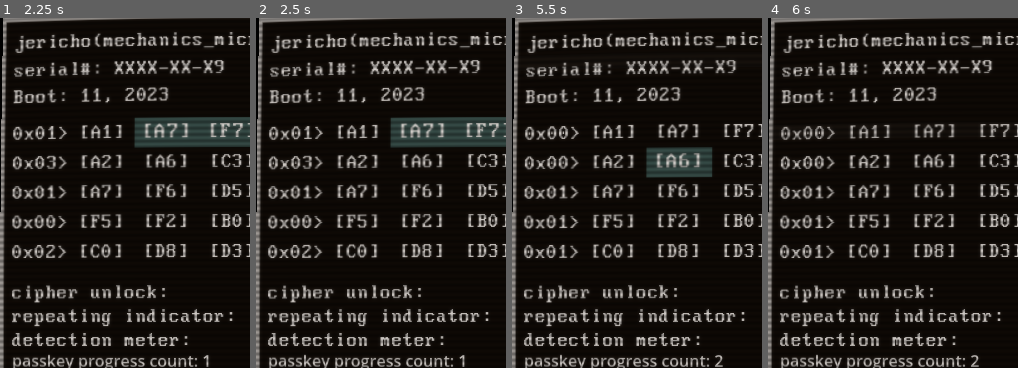
Above: before the commit, frames 1-4 (left to right).
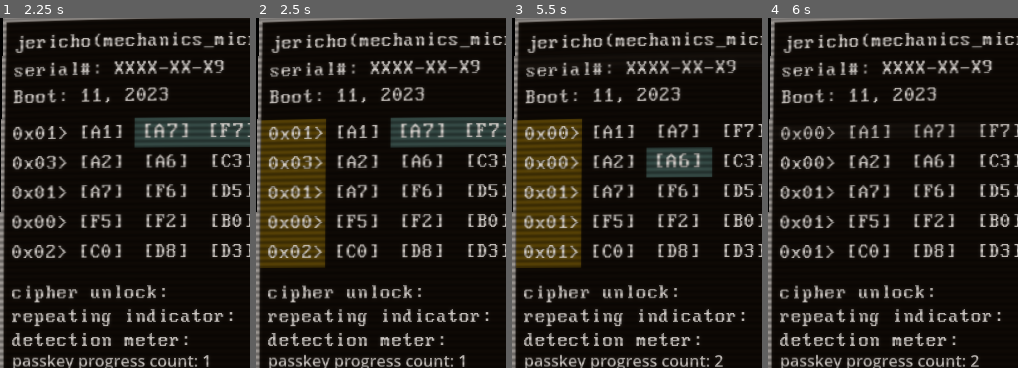
Above: after the commit, the same moments.

Repository: RusanJoshi/MAT_H.dx
Game: Godot game, scene res://main scenes/main.tscn
Two runs of this game, one before a commit and one after it. Both use one fixed random seed, a clock stepped at 60 frames per second and the inputs below.
Inputs (mouse positions are % of the whole screen's width and height, from its top left):
- Up to frame 1 (2.25 s): tap Enter at 0.5, 2 s; drag from (20, 21) to (47, 21) at 0.52 s; tap Space (spacebar_key) at 1.25, 2.1 s; drag from (33, 21) to (60, 21) at 1.27 s; move the mouse to (47, 21) at 2.02 s; hold Right (right_key) from 2.03 s (still down); click (47, 21) at 2.17 s
- Up to frame 2 (2.5 s): keep holding Right (right_key); tap R (r_key) at 2.3 s
- Up to frame 3 (5.5 s): release Right (right_key) at 2.75 s; drag from (60, 21) to (33, 21) at 2.77 s; tap Space (spacebar_key) at 3.5, 5, 5.1 s; drag from (73, 21) to (47, 21) at 3.52 s; tap Enter at 4.25 s; drag from (20, 25) to (73, 21) at 4.27 s; move the mouse to (33, 25) at 5.02 s; hold Down (down_key) from 5.03 s (still down); click (33, 25) at 5.17 s; tap R (r_key) at 5.3 s
- Up to frame 4 (6 s): release Down (down_key) at 5.75 s; drag from (47, 25) to (73, 25) at 5.77 s
The pictures show only the part of the screen within x 0-50%, y 4-54%; the shares and areas given below are measured in that part.

Frame 1 is identical in both runs. In frame 2, 9.9% of the frame differs, in the area x 1-28%, y 28-72%; in frame 3, 9.9%; in frame 4, nothing differs.
Error in both runs: Invalid access to property or key 'segcode_actual' on a base object of type 'Nil'. (res://scripts/matrix.gd:54)

Commit message:
hemlock port commit 01/20

Diff:
--- a/matrix/occurrence_count.tscn
+++ b/matrix/occurrence_count.tscn
@@ -1,6 +1,46 @@
-[gd_scene load_steps=2 format=3 uid="uid://dhvuyph61wxh1"]
+[gd_scene load_steps=6 format=3 uid="uid://dhvuyph61wxh1"]
 
 [ext_resource type="Script" path="res://scripts/occurrence_count.gd" id="1_7ujk3"]
+
+[sub_resource type="StyleBoxFlat" id="StyleBoxFlat_y721y"]
+bg_color = Color(0, 0, 0, 1)
+
+[sub_resource type="Animation" id="Animation_v14cq"]
+length = 0.001
+tracks/0/type = "value"
+tracks/0/imported = false
+tracks/0/enabled = true
+tracks/0/path = NodePath("Panel:theme_override_styles/panel:bg_color")
+tracks/0/interp = 1
+tracks/0/loop_wrap = true
+tracks/0/keys = {
+"times": PackedFloat32Array(0),
+"transitions": PackedFloat32Array(1),
+"update": 0,
+"values": [Color(0, 0, 0, 1)]
+}
+
+[sub_resource type="Animation" id="Animation_78ck1"]
+resource_name = "flash"
+length = 0.5
+tracks/0/type = "value"
+tracks/0/imported = false
+tracks/0/enabled = true
+tracks/0/path = NodePath("Panel:theme_override_styles/panel:bg_color")
+tracks/0/interp = 1
+tracks/0/loop_wrap = true
+tracks/0/keys = {
+"times": PackedFloat32Array(0, 0.233333, 0.5),
+"transitions": PackedFloat32Array(1, 1, 1),
+"update": 0,
+"values": [Color(0, 0, 0, 1), Color(0.536422, 0.41284, 0, 1), Color(0, 0, 0, 1)]
+}
+
+[sub_resource type="AnimationLibrary" id="AnimationLibrary_1mbif"]
+_data = {
+"RESET": SubResource("Animation_v14cq"),
+"flash": SubResource("Animation_78ck1")
+}
 
 [node name="OccurrenceCount" type="Control"]
 layout_mode = 3
@@ -20,6 +60,7 @@
 offset_right = 40.0
 offset_bottom = 40.0
 mouse_filter = 2
+theme_override_styles/panel = SubResource("StyleBoxFlat_y721y")
 
 [node name="Label" type="Label" parent="Panel"]
 unique_name_in_owner = true
@@ -29,3 +70,8 @@
 anchor_bottom = 1.0
 grow_horizontal = 2
 grow_vertical = 2
+
+[node name="AnimationPlayer" type="AnimationPlayer" parent="."]
+libraries = {
+"": SubResource("AnimationLibrary_1mbif")
+}
--- a/scripts/config_game.gd
+++ b/scripts/config_game.gd
@@ -7,9 +7,13 @@
 # Minimums (TODO, might need to program further to make values <5 visually acceptable)
 # -vertDimen ?
 # -horiDimen ?
+# easy(3,3) medium(5,5), hard(7,7), hardest(9,7)
 var vertical_dimension = 5
 var horizontal_dimension = 5
 var password_length = 5 # I don't think this is used anywhere meaningfully.
 
+var main_highlight_color: Color = Color.DARK_SLATE_GRAY
+
 func _ready() -> void:
 	print("config.gd... loaded")
+	#print("Color (float): r=", main_highlight_color.r, ", g=", main_highlight_color.g, ", b=", main_highlight_color.b, ", a=", main_highlight_color.a)
--- a/scripts/matrix_cell.gd
+++ b/scripts/matrix_cell.gd
@@ -58,7 +58,7 @@
 	if(pHover):
 		vpasp.stream = SoundLibrary.keypress_directional[randi_range(0,8)]
 		vpasp.play()
-		default_cell_stylebox.bg_color = Color.DARK_SLATE_GRAY
+		default_cell_stylebox.bg_color = ConfigGame.main_highlight_color
 		default_label_settings.set_font_size(hover_font_size)
 	else:
 		default_cell_stylebox.bg_color = Color.BLACK
--- a/scripts/mini_menu.gd
+++ b/scripts/mini_menu.gd
@@ -52,6 +52,9 @@
 				menu_highlights_array[menu_list_location_int].visible = true
 				footer_label.text = menu_list_array[menu_list_location_int]
 
+func change_highlight_color():
+
+	pass
 
 func _on_blinking_cursor_timer_timeout() -> void:
 	if(blinking_cursor.is_visible_in_tree()):
--- a/scripts/occurrence_count.gd
+++ b/scripts/occurrence_count.gd
@@ -2,16 +2,18 @@
 
 @onready var panel: Panel = %Panel
 @onready var label: Label = %Label
+@onready var animation_player: AnimationPlayer = $AnimationPlayer
 
-var default_cell_stylebox = StyleBoxFlat.new()
 var default_label_settings = LabelSettings.new()
 
 var passkey_letters_hex = "ABCDEF"
 var passkey_numbers = "0123456789"
 
+func _process(delta: float) -> void:
+	if(Input.is_action_just_pressed("r_key")):
+		animation_player.play("flash")
 
 func _ready():
-	default_cell_stylebox.bg_color = Color.BLACK
 	default_label_settings.set_font(preload("res://fonts/Perfect DOS VGA 437 Win.ttf"))
 	default_label_settings.set_font_size(20)
 	panel.set_anchors_preset(PRESET_FULL_RECT)
@@ -20,7 +22,7 @@
 
 
 func setup():
-	panel.add_theme_stylebox_override("panel", default_cell_stylebox)
+	#panel.add_theme_stylebox_override("panel", default_cell_stylebox)
 	memory_address_setup()
 	label.horizontal_alignment = HORIZONTAL_ALIGNMENT_RIGHT
 	label.vertical_alignment = VERTICAL_ALIGNMENT_CENTER
@@ -31,3 +33,8 @@
 		label.text = "0x0" + pText + ">"
 	else:
 		label.text = "0x-->"
+
+func count_change_flash():
+	#The plan is to have the occurance counts flash sequentially.
+	#Flash the color and increase the font and decrease the font. Like it's raising upwards.
+	animation_player.play("flash")
--- a/ui/mini_menu.tscn
+++ b/ui/mini_menu.tscn
@@ -9,7 +9,6 @@
 font_size = 20
 
 [sub_resource type="StyleBoxFlat" id="StyleBoxFlat_6s7h4"]
-bg_color = Color(0.184314, 0.309804, 0.309804, 1)
 
 [sub_resource type="LabelSettings" id="LabelSettings_8djt8"]
 line_spacing = 8.0
